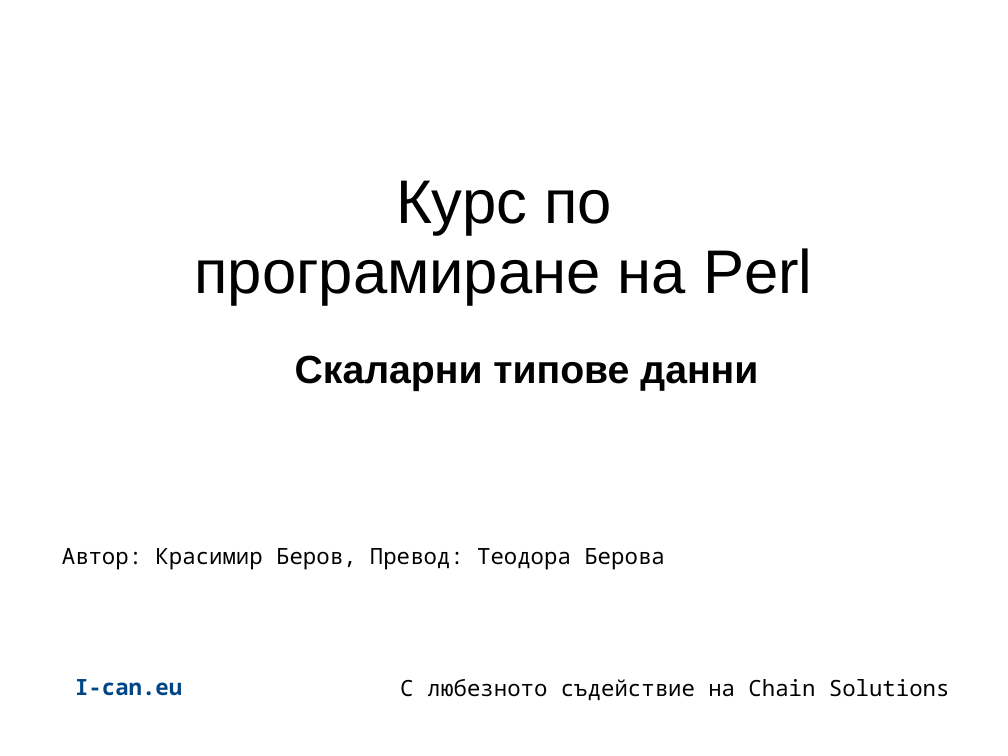
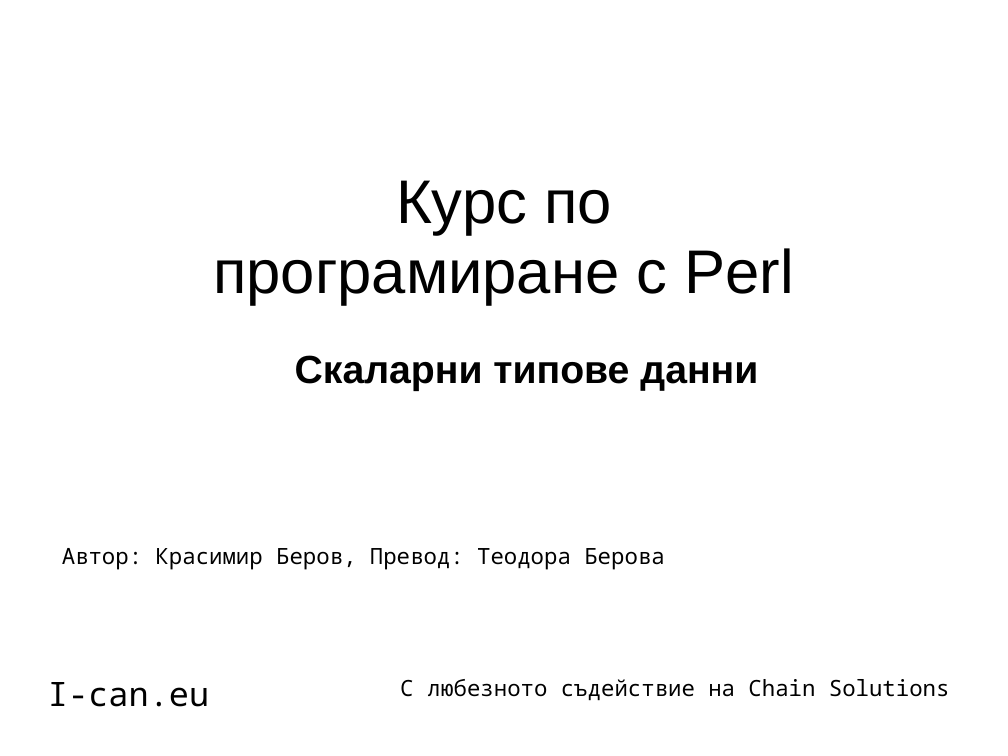
Before and after one commit to kberov/PerlProgrammingCourse, a slide deck: slide 1 of 02_scalar_data_types_bg.odp. Drawn at 1008x756 pixels with LibreOffice and Linux fonts; fonts in the diff are those of the drawing; background and template pictures are left out. Boxes give left, top, right and bottom in pixels: in the first picture for what was removed or moved away, otherwise in the second. Text is boxed around its words. In the diff, an @@ line names an element or a change of style, - is before the commit and + after.

```diff
--- a/02_scalar_data_types_bg.odp
+++ b/02_scalar_data_types_bg.odp
@@ title at (x1=213, y1=180, x2=793, y2=305): text changed @@
-Курс по програмиране на Perl
+Курс по програмиране с Perl
@@ text "I-can.eu" moved from (x1=75, y1=679, x2=182, y2=696) to (x1=48, y1=682, x2=209, y2=707) @@
@@ text "I-can.eu" at (x1=48, y1=682, x2=209, y2=707): size 16 to 24 pt, text colour #004586 to #000000, bold off @@
```
Also in this commit, not shown: 3 other files.
